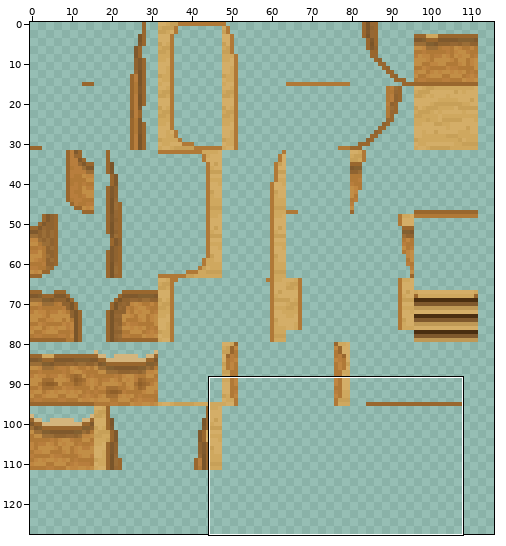
Edited in one commit: sprite sheet (zeldalike/dialogue_test/lower_walls.png). The picture above shows the old version from afar; the outline marks the close-up.
Close-up. The starting point:
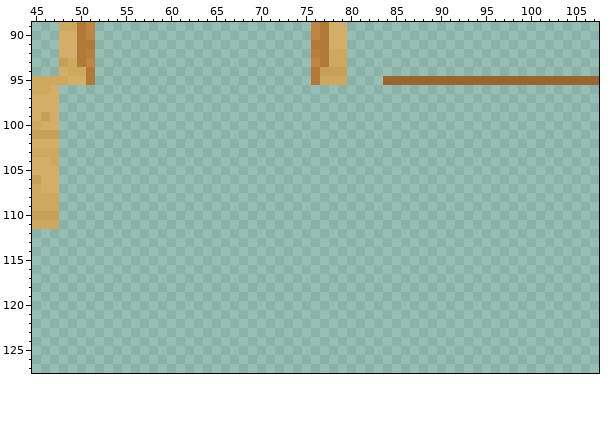
The file is 128x128 pixels. Colours within 5 levels of each other are drawn and written as one. Shown: x 45..107, y 89..127. The wide view leaves out empty margins. The commit also changed other parts of the picture, which this record leaves out.
And afterwards:
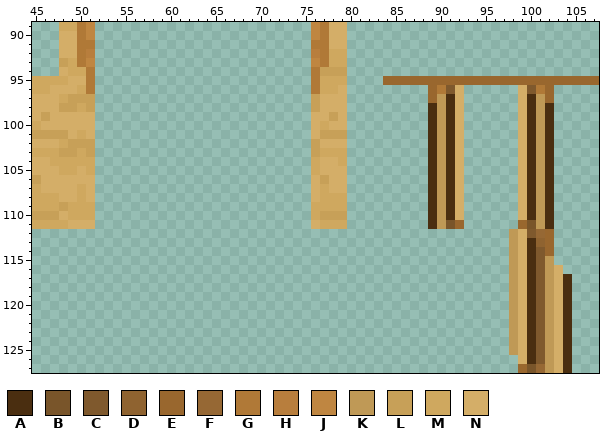
Palette (. is transparent): A #4a2e10  B #79552a  C #7f592d  D #8f6330  E #99672e  F #966834  G #b07937  H #b87e3d  J #bf8641  K #bf9956  L #c7a058  M #cfa85f  N #d4ae68
The exact change:
The author put colour A in row 97 at x 91 and 100; in rows 98 to 110 at x 89, 91, 100 and 102; in row 111 at x 89 and 102; in rows 113 to 116 at x 100; in rows 117 to 126 at x 100 and 104; in row 127 at x 104.
The author put colour B in row 111 at x 91 and 100; in row 127 at x 100.
The author put colour C in row 96 at x 91 and 100; in row 112 at x 100; in rows 114 to 126 at x 101.
The author put colour D in row 113 at x 101.
The author put colour E in rows 96 to 97 at x 89 and 102; in row 111 at x 92 and 99; in rows 112 to 114 at x 102; in row 127 at x 99.
The author put colour F in row 112 at x 101; in row 127 at x 101.
The author put colour G in row 96 at x 51, 76, 90 and 101.
The author put colour K in rows 97 to 111 at x 90 and 101; in rows 112 to 114 at x 98; in rows 115 to 125 at x 98 and 102; in rows 126 to 127 at x 102.
The author put colour L in row 97 at x 49 to 51 and 76; in row 98 at x 48 to 49, 51 and 76; in row 99 at x 78; in row 101 at x 48 and 77 to 79; in row 102 at x 49 to 51 and 76; in row 103 at x 48 to 49, 51 and 76.
The author put colour L in row 106 at x 77; in row 109 at x 48; in row 110 at x 77 to 79.
The author put colour M in row 96 at x 50 and 77 to 78; in row 97 at x 48; in row 98 at x 50; in row 100 at x 77; in row 101 at x 50; in row 102 at x 48.
The author put colour M in row 103 at x 50 and 77 to 79; in row 104 at x 48 to 51, 76 and 79; in row 105 at x 48 to 49, 51 and 76; in row 107 at x 50 and 77; in row 108 at x 50 and 77 to 79; in row 109 at x 49 to 51 and 76 to 79.
The author put colour M in row 110 at x 49 to 51 and 76; in row 111 at x 48 and 77 to 79.
The author put colour N in row 96 at x 48 to 49, 79, 92 and 99; in rows 97 to 98 at x 77 to 79, 92 and 99; in row 99 at x 48 to 51, 76 to 77, 79, 92 and 99; in row 100 at x 48 to 51, 76, 78 to 79, 92 and 99; in row 101 at x 49, 51, 76, 92 and 99; in row 102 at x 77 to 79, 92 and 99.
The author put colour N in row 103 at x 92 and 99; in row 104 at x 77 to 78, 92 and 99; in row 105 at x 50, 77 to 79, 92 and 99; in row 106 at x 48 to 51, 76, 78 to 79, 92 and 99; in row 107 at x 48 to 49, 51, 76, 78 to 79, 92 and 99; in row 108 at x 48 to 49, 51, 76, 92 and 99.
The author put colour N in row 109 at x 92 and 99; in row 110 at x 48, 92 and 99; in row 111 at x 49 to 51 and 76; in rows 112 to 115 at x 99; in rows 116 to 126 at x 99 and 103; in row 127 at x 103.
Boxes around the changes in both close-ups, in picture pixels (x1, y1, x2, y2):
added: (59, 85, 95, 229)
added: (311, 85, 347, 229)
added: (428, 85, 464, 229)
added: (509, 85, 572, 373)
